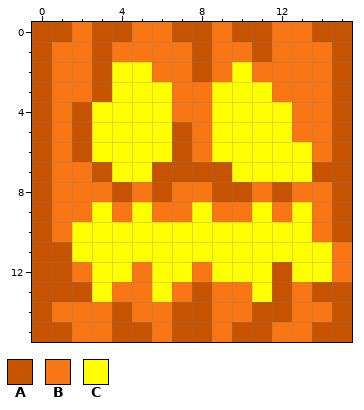
Pixel-art sprite -- VEDA PBR PACK/textures/blocks/pumpkin_face_on.png. The first picture shows the starting point.
The file is 16x16 pixels.
Palette (. is transparent): A #c55300  B #f87614  C #ffff00
Pixels before, first column x 0:
 0 AABAABBAABAABBAA
 1 ABBABBBBABBABBBA
 2 ABBACCBBABCBBBBA
 3 ABBACCCBBCCCBBBA
 4 ABACCCCBBCCCCBBA
 5 ABACCCCABCCCCBBA
 6 ABACCCCABCCCCCBA
 7 ABBACCAAAACCCCAA
 8 ABBBABABBAABABBA
 9 ABBCBCBBCBBCBCBA
10 ABCCCCCCCCCCCCBA
11 AACCCCCCCCCCCCCB
12 AABCCBCCBCCCACCB
13 AAACBBCBABBCABAA
14 ABBBABBAABBAABBA
15 AABBAABAABAABBAA
The same view after the edit:
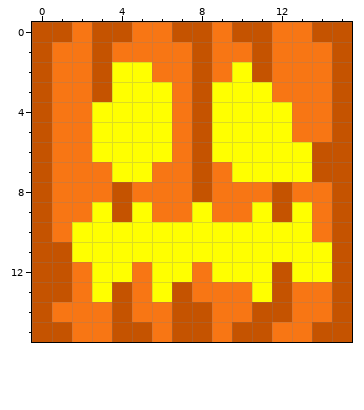
Change:
Changed rows in their new state; - is an unchanged pixel.
first column x 2:
 2 ---------A----
 3 ------A-------
 4 B-----A-------
 5 B----BA-------
 6 B----BA-----A-
 7 -B--BB-B------
 8 ----B-ABB-----
 9 --A-------A---
11 -------------A
12 -------------A
13 B-A--AB-----B-
Boxes around the changes in both pictures, in picture pixels (x1, y1, x2, y2):
changed: (72, 62, 352, 302)
